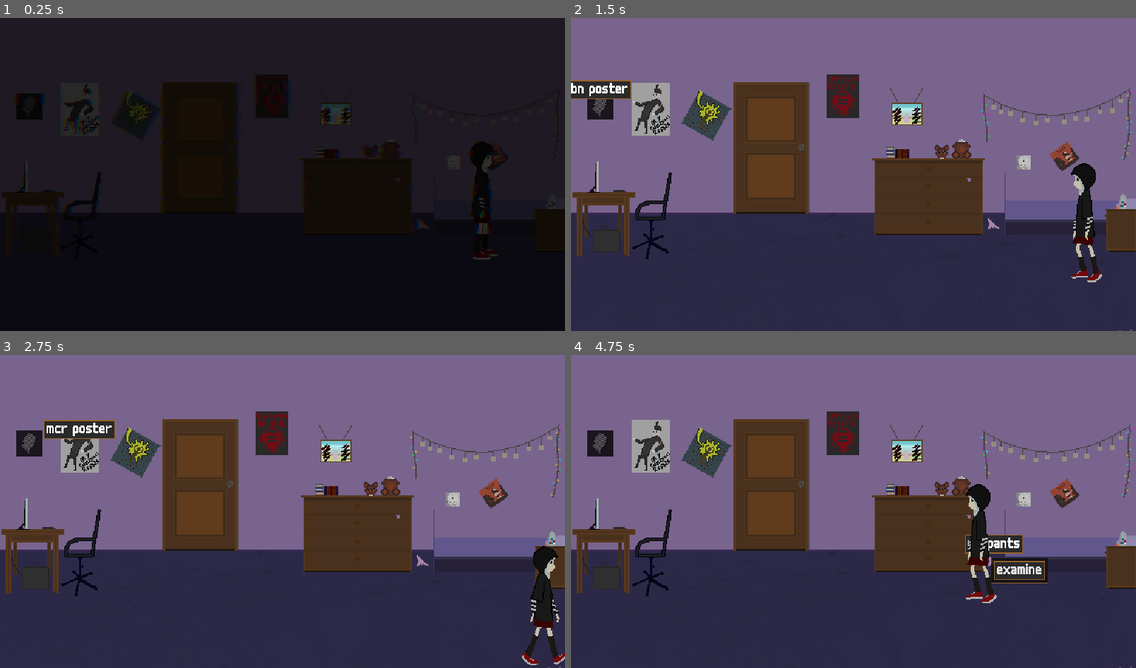
Above: before the commit, frames 1-4 (two rows, left to right).
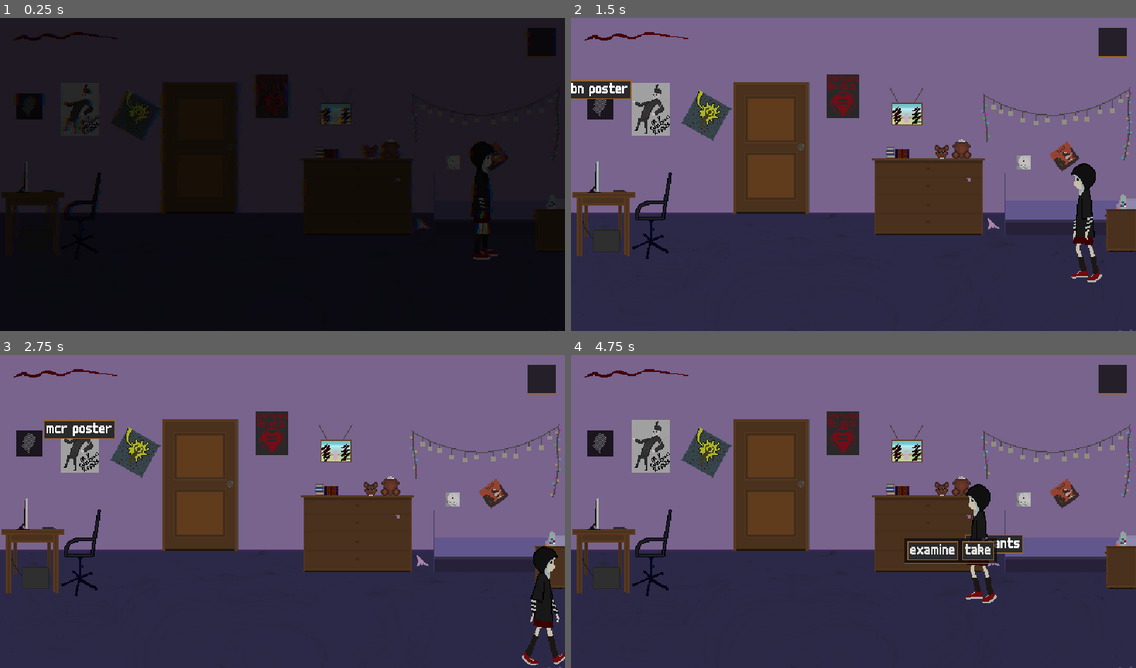
Above: after the commit, the same moments.

Repository: reeFridge/2q20
Game: Godot game, scene res://main.tscn
The game is run twice, just before and just after one commit, with the same random seed, the same clock (stepped at 60 frames per second) and the same inputs.
Inputs (mouse positions are in pixels of both pictures, inside the frame that each line leads up to):
- Up to frame 1 (0.25 s): no input
- Up to frame 2 (1.5 s): move the mouse to (768, 146) at 0.52 s; hold Right (ui_right) 0.53-1.28 s; click (768, 146) at 0.67 s; move the mouse to (599, 105) at 1.27 s; hold Down (ui_down) from 1.28 s (still down); click (599, 105) at 1.42 s
- Up to frame 3 (2.75 s): move the mouse to (79, 445) at 2.02 s; release Down (ui_down) at 2.03 s; hold Right (ui_right) from 2.03 s (still down); click (79, 445) at 2.17 s
- Up to frame 4 (4.75 s): move the mouse to (910, 452) at 2.77 s; release Right (ui_right) at 2.78 s; hold Up (ui_up) 2.78-3.53 s; click (910, 452) at 2.92 s; move the mouse to (960, 486) at 3.52 s; hold Left (ui_left) from 3.53 s (still down); click (960, 486) at 3.67 s; move the mouse to (994, 561) at 4.27 s; click (994, 561) at 4.42 s

The runs differ from the first frame. In frame 1, 0.6% of the frame differs, in the area x 2-99%, y 3-13%; in frame 2, 0.6%; in frame 3, 0.6%; in frame 4, 2.5%, in the area x 2-99%, y 3-73%.

Commit message:
mental points and basic inventory system

Diff:
--- a/locations/room_1.tscn
+++ b/locations/room_1.tscn
@@ -10,6 +10,8 @@
 [ext_resource path="res://scripts/pants_actions_handler.gd" type="Script" id=8]
 [ext_resource path="res://assets/sprites/pants.png" type="Texture" id=9]
 [ext_resource path="res://assets/sprites/pills.png" type="Texture" id=10]
+[ext_resource path="res://scripts/pills_actions.gd" type="Script" id=11]
+[ext_resource path="res://assets/sprites/pills2.png" type="Texture" id=12]
 
 [sub_resource type="RectangleShape2D" id=1]
 extents = Vector2( 40, 70 )
@@ -106,6 +108,7 @@
 position = Vector2( 149, 52 )
 text = "my pants"
 distance_to_activate = 60
+inventory_texture = ExtResource( 9 )
 
 [node name="pants" type="Sprite" parent="pants"]
 texture = ExtResource( 9 )
@@ -119,12 +122,17 @@
 [node name="pills" parent="." instance=ExtResource( 2 )]
 position = Vector2( 284, 28 )
 text = "pills"
+distance_to_activate = 80
+inventory_texture = ExtResource( 12 )
 
 [node name="pills" type="Sprite" parent="pills"]
 texture = ExtResource( 10 )
 
 [node name="CollisionShape2D" type="CollisionShape2D" parent="pills"]
 shape = SubResource( 7 )
+
+[node name="actions_handler" type="Node" parent="pills"]
+script = ExtResource( 11 )
 
 [node name="BigSofa" type="StaticBody2D" parent="."]
 position = Vector2( 80, 52 )
@@ -178,7 +186,8 @@
 
 [node name="monitor" parent="." instance=ExtResource( 6 )]
 position = Vector2( -276, 2 )
-frame = 1
+frame = 3
 [connection signal="triggered" from="Door" to="Door/trigger_handler" method="_on_triggered"]
 [connection signal="triggered" from="toy" to="toy/trigger_handler" method="_on_toy_triggered"]
 [connection signal="triggered" from="pants" to="pants/actions_handler" method="_on_pants_triggered"]
+[connection signal="triggered" from="pills" to="pills/actions_handler" method="_on_triggered"]
--- a/main.tscn
+++ b/main.tscn
@@ -8,6 +8,8 @@
 [ext_resource path="res://assets/sprites/white.png" type="Texture" id=6]
 [ext_resource path="res://assets/sprites/displacement.jpeg" type="Texture" id=7]
 [ext_resource path="res://assets/sounds/glitch.wav" type="AudioStream" id=8]
+[ext_resource path="res://assets/sprites/mental.png" type="Texture" id=9]
+[ext_resource path="res://ui/inventory.tscn" type="PackedScene" id=10]
 
 [sub_resource type="Animation" id=1]
 tracks/0/type = "value"
@@ -54,21 +56,21 @@
 "values": [ 0.0, -0.5, 1.0, -3.0, 1.0, 0.0 ]
 }
 
-[sub_resource type="StyleBoxFlat" id=3]
+[sub_resource type="StyleBoxFlat" id=4]
 bg_color = Color( 0.0509804, 0.0509804, 0.0509804, 0.784314 )
 border_width_bottom = 2
 border_color = Color( 0.592157, 0.388235, 0.168627, 1 )
 
-[sub_resource type="DynamicFont" id=4]
+[sub_resource type="DynamicFont" id=5]
 font_data = ExtResource( 4 )
 
-[sub_resource type="ShaderMaterial" id=8]
+[sub_resource type="ShaderMaterial" id=6]
 shader = ExtResource( 5 )
 shader_param/apply = true
-shader_param/amount = -3.0
+shader_param/amount = 0.0
 shader_param/offset_texture = ExtResource( 7 )
 
-[sub_resource type="ShaderMaterial" id=6]
+[sub_resource type="ShaderMaterial" id=7]
 shader = ExtResource( 2 )
 shader_param/opacity = 0.0
 
@@ -85,18 +87,17 @@
 
 [node name="screen_effects" type="AnimationPlayer" parent="."]
 playback_speed = 2.0
-anims/glitch = SubResource( 7 )
+anims/glitch = SubResource( 3 )
 
 [node name="ui" type="CanvasLayer" parent="."]
 script = ExtResource( 3 )
 
 [node name="text_panel" type="Panel" parent="ui"]
-visible = false
 anchor_left = 0.022
 anchor_top = 0.785
 anchor_right = 0.978
 anchor_bottom = 0.96
-custom_styles/panel = SubResource( 3 )
+custom_styles/panel = SubResource( 4 )
 __meta__ = {
 "_edit_use_anchors_": false
 }
@@ -108,15 +109,30 @@
 margin_top = 10.0
 margin_right = -10.0
 margin_bottom = -10.0
-custom_fonts/normal_font = SubResource( 4 )
+custom_fonts/normal_font = SubResource( 5 )
 text = "Some thoughts"
 scroll_active = false
 __meta__ = {
 "_edit_use_anchors_": false
 }
 
+[node name="inventory" parent="ui" instance=ExtResource( 10 )]
+
+[node name="mental" type="TextureProgress" parent="ui"]
+margin_left = 14.0
+margin_top = 15.0
+margin_right = 124.0
+margin_bottom = 40.0
+value = 50.0
+texture_under = ExtResource( 9 )
+texture_progress = ExtResource( 9 )
+tint_under = Color( 0, 0, 0, 1 )
+__meta__ = {
+"_edit_use_anchors_": false
+}
+
 [node name="post_processing" type="TextureRect" parent="ui"]
-material = SubResource( 8 )
+material = SubResource( 6 )
 anchor_right = 1.0
 anchor_bottom = 1.0
 mouse_filter = 2
--- a/project.godot
+++ b/project.godot
@@ -23,6 +23,7 @@
 [autoload]
 
 Global="*res://scripts/global.gd"
+Stats="*res://scripts/stats.gd"
 
 [display]
 
--- a/scripts/actions_menu.gd
+++ b/scripts/actions_menu.gd
@@ -1,4 +1,7 @@
 extends PanelContainer
+
+func _ready():
+	set_as_toplevel(true)
 
 func init(actions_map):
 	for action in actions_map:
--- a/scripts/activable.gd
+++ b/scripts/activable.gd
@@ -3,13 +3,14 @@
 
 export var text = "unknown item"
 export var distance_to_activate = -1
+export(Texture) var inventory_texture
 var label: Label = null
 var menu = null
 
 func _process(delta):
 	if menu:
 		var current_distance = Global.get_player().global_position.distance_to(global_position)
-		if current_distance > distance_to_activate:
+		if not distance_to_activate < 0 and current_distance > distance_to_activate:
 			close_actions_menu()
 
 func _ready():
@@ -46,7 +47,8 @@
 	menu = preload("res://ui/actions_menu.tscn").instance()
 	menu.init(actions)
 	add_child(menu)
-	menu.set_global_position(global_position)
+	var menu_rect_size = menu.get_rect().size
+	menu.set_global_position(global_position - menu_rect_size)
 
 func close_actions_menu():
 	if menu != null:
--- a/scripts/global.gd
+++ b/scripts/global.gd
@@ -25,3 +25,6 @@
 	print("change scene -> ", scene_index)
 	if main:
 		main.set_scene(scenes[scene_index], spawn_name)
+
+func take_item(item):
+	main.get_node("ui").get_node("inventory").add_item(item)
--- /dev/null
+++ b/scripts/inventory.gd
@@ -0,0 +1,22 @@
+extends PanelContainer
+
+onready var container = $MarginContainer/HBoxContainer
+var items = []
+var icons = []
+
+func add_item(item):
+	items.push_back(item)
+	var icon = preload("res://ui/inventory_item.tscn").instance()
+	icon.texture = item.inventory_texture
+	icons.push_back(icon)
+	container.add_child(icon)
+	update_placeholder()
+
+func update_placeholder():
+	if len(items) == 0:
+		container.get_node("placeholder").show()
+	else:
+		container.get_node("placeholder").hide()
+
+func _ready():
+	container.get_node("placeholder").show()
--- a/scripts/main.gd
+++ b/scripts/main.gd
@@ -23,7 +23,6 @@
 func glitch():
 	$audio.play()
 	var variant = rand_range(0.0, 1.0)
-	print(variant)
 	if variant > 0.5:
 		$screen_effects.play("glitch")
 	else:
--- a/scripts/pants_actions_handler.gd
+++ b/scripts/pants_actions_handler.gd
@@ -2,9 +2,16 @@
 
 func _on_pants_triggered():
 	get_parent().show_actions_menu({
-		examine = [self, "_on_pants_examine_action"]
+		examine = [self, "_on_pants_examine_action"],
+		take = [self, "_on_take"]
 	})
 
 func _on_pants_examine_action(action):
 	Global.show_text("oh... i guess it's deserve some explanation.")
 	get_parent().close_actions_menu()
+
+func _on_take(action):
+	var parent = get_parent()
+	parent.close_actions_menu()
+	parent.get_parent().remove_child(parent)
+	Global.take_item(parent)
--- /dev/null
+++ b/scripts/pills_actions.gd
@@ -0,0 +1,26 @@
+extends Node
+
+func _on_triggered():
+	get_parent().show_actions_menu({
+		examine = [self, "_on_examine"],
+		use = [self, "_on_use"],
+		take = [self, "_on_take"]
+	})
+
+func remove_from_scene():
+	var parent = get_parent()
+	parent.close_actions_menu()
+	parent.get_parent().remove_child(parent)
+	return parent
+
+func _on_examine(action):
+	Global.show_text("pills helps me feeling well.")
+	get_parent().close_actions_menu()
+
+func _on_use(action):
+	remove_from_scene()
+	Stats.update_mental(10)
+
+func _on_take(action):
+	var parent = remove_from_scene()
+	Global.take_item(parent)
--- /dev/null
+++ b/scripts/stats.gd
@@ -0,0 +1,18 @@
+extends Node
+signal update
+
+const MAX_MENTAL = 100.0
+
+var mental = MAX_MENTAL
+var interval = 15 * 1000
+var last_update = 0
+
+func _process(delta):
+	var diff = OS.get_ticks_msec() - last_update
+	if diff > interval:
+		update_mental(-1)
+		last_update = OS.get_ticks_msec()
+
+func update_mental(diff):
+	mental = clamp(mental + diff, 0.0, MAX_MENTAL)
+	emit_signal("update")
--- a/scripts/toy_actions_handler.gd
+++ b/scripts/toy_actions_handler.gd
@@ -2,14 +2,9 @@
 
 func _on_toy_triggered():
 	get_parent().show_actions_menu({
-		examine = [self, "_on_toy_examine_action"],
-		take = [self, "_on_toy_take_action"]
+		examine = [self, "_on_toy_examine_action"]
 	})
 
 func _on_toy_examine_action(action):
 	Global.show_text("such a beautiful bear even without his head. looks cute.")
 	get_parent().close_actions_menu()
-
-func _on_toy_take_action(action):
-	Global.show_text("i can't take it.")
-	get_parent().close_actions_menu()
--- a/scripts/ui.gd
+++ b/scripts/ui.gd
@@ -1,12 +1,20 @@
 extends CanvasLayer
 
 var text_timer: Timer = null
+
+func _ready():
+	$mental.max_value = Stats.MAX_MENTAL
+	update_mental()
+	Stats.connect("update", self, "update_mental")
 
 func hide_fading_rect():
 	$fg.visible = false
 
 func show_fading_rect():
 	$fg.visible = true
+
+func update_mental():
+	$mental.value = Stats.mental
 
 func show_text(text, timeout):
 	remove_text_timer()
--- /dev/null
+++ b/ui/inventory.tscn
@@ -0,0 +1,48 @@
+[gd_scene load_steps=4 format=2]
+
+[ext_resource path="res://ui/inventory_item.tscn" type="PackedScene" id=1]
+[ext_resource path="res://scripts/inventory.gd" type="Script" id=2]
+
+[sub_resource type="StyleBoxFlat" id=1]
+bg_color = Color( 0.0509804, 0.0509804, 0.0509804, 0.784314 )
+border_width_bottom = 2
+border_color = Color( 0.592157, 0.388235, 0.168627, 1 )
+
+[node name="inventory" type="PanelContainer"]
+anchor_left = 1.0
+anchor_right = 1.0
+margin_left = -30.0
+margin_top = 10.0
+margin_right = -10.0
+margin_bottom = 32.0
+grow_horizontal = 0
+custom_styles/panel = SubResource( 1 )
+script = ExtResource( 2 )
+__meta__ = {
+"_edit_use_anchors_": false
+}
+
+[node name="MarginContainer" type="MarginContainer" parent="."]
+margin_right = 20.0
+margin_bottom = 30.0
+custom_constants/margin_right = 5
+custom_constants/margin_top = 5
+custom_constants/margin_left = 5
+custom_constants/margin_bottom = 5
+
+[node name="HBoxContainer" type="HBoxContainer" parent="MarginContainer"]
+margin_left = 5.0
+margin_top = 5.0
+margin_right = 15.0
+margin_bottom = 25.0
+rect_min_size = Vector2( 0, 20 )
+rect_clip_content = true
+custom_constants/separation = 10
+alignment = 1
+__meta__ = {
+"_edit_use_anchors_": false
+}
+
+[node name="placeholder" parent="MarginContainer/HBoxContainer" instance=ExtResource( 1 )]
+visible = false
+texture = null
--- /dev/null
+++ b/ui/inventory_item.tscn
@@ -0,0 +1,11 @@
+[gd_scene load_steps=2 format=2]
+
+[ext_resource path="res://assets/sprites/pills2.png" type="Texture" id=1]
+
+[node name="TextureRect" type="TextureRect"]
+margin_right = 20.0
+margin_bottom = 20.0
+rect_min_size = Vector2( 20, 20 )
+texture = ExtResource( 1 )
+expand = true
+stretch_mode = 1
Binary file added: assets/sprites/mental.png
Not shown, added: assets/sprites/mental.png.import
Binary file added: assets/sprites/pills2.png
Not shown, added: assets/sprites/pills2.png.import
Binary file added: assets/sprites/pills3.png
Not shown, added: assets/sprites/pills3.png.import
Binary file added: assets/sprites/syringe.png
Not shown, added: assets/sprites/syringe.png.import
Not shown: 1 places in locations/room_1.tscn that only renumber resources
Not shown: 3 places in main.tscn that only renumber resources
